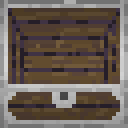
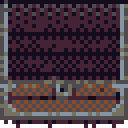
Layered file, before and after one edit (128x128). Changes by layer:
removed layer "Layer 1" over (8, 0, 120, 84)
added layer "Layer 0 copy" above "Layer 0" over (0, 0, 128, 124)
painted on "Layer 0" over (0, 0, 128, 128)
